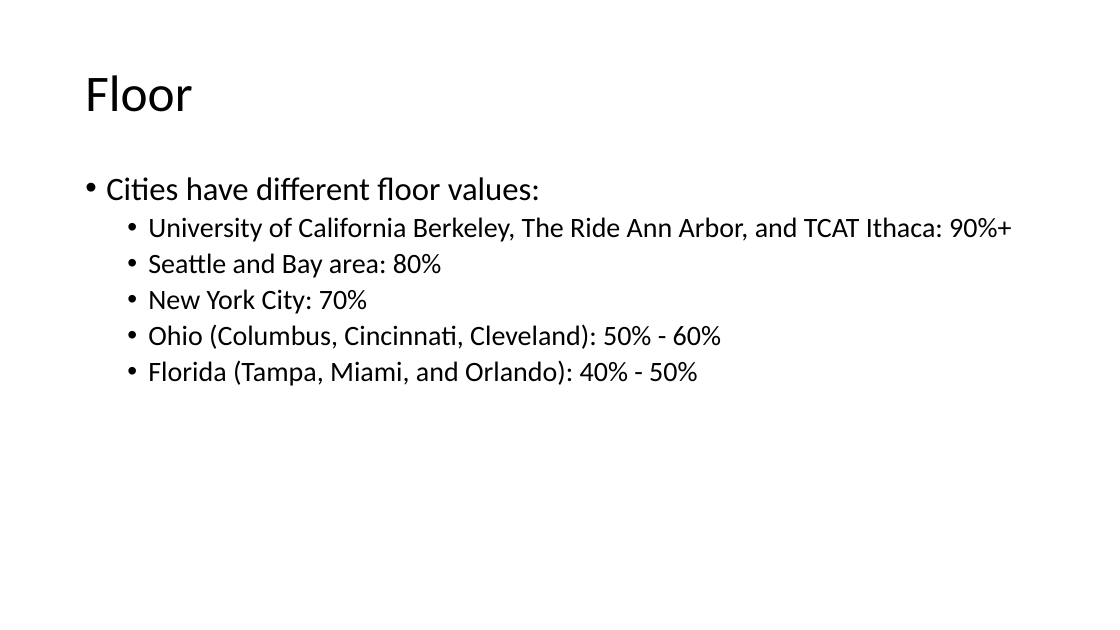
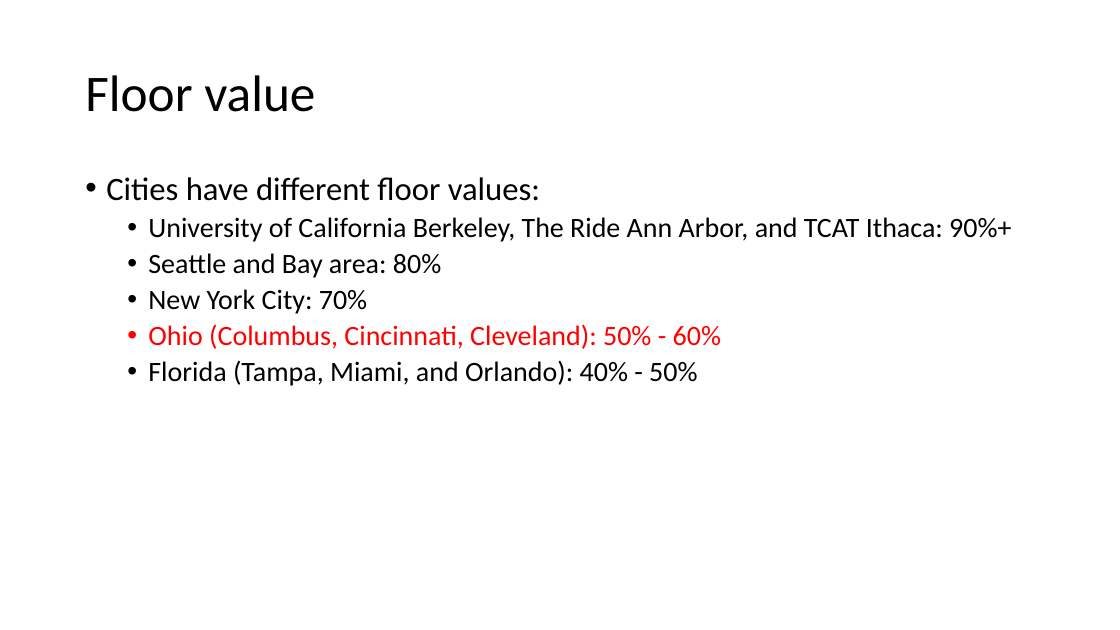
Before and after one commit to luyuliu/COVID-Transit-Demand, a slide deck: slide 6 of doc/pre_results.pptx (slide 5 before the commit). Drawn at 1120x630 pixels with LibreOffice and Linux fonts; fonts in the diff are those of the drawing. Boxes give left, top, right and bottom in pixels: in the first picture for what was removed or moved away, otherwise in the second. Text is boxed around its words. In the diff, an @@ line names an element or a change of style, - is before the commit and + after.

```diff
--- a/doc/pre_results.pptx
+++ b/doc/pre_results.pptx
@@ title at (85,75,315,112): text changed @@
-Floor
+Floor value
@@ text at (148,324,721,349): text colour #000000 to #FF0000 in "Ohio (Columbus, Cincinnati, Cleveland): 50% - 60%" @@
```
Also in this commit, not shown: 4 other slides changed, 11 slides added, 7 slides removed, 1 other file.
